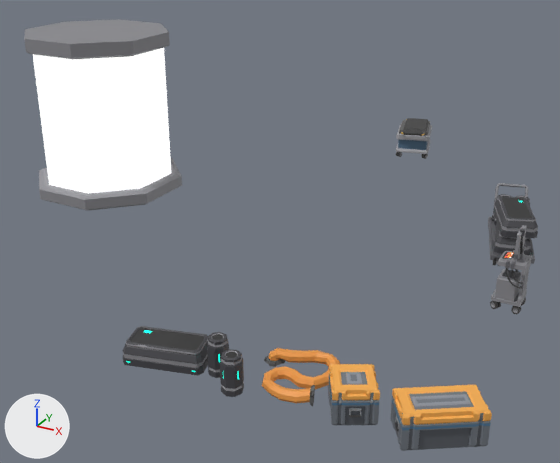
Renders of the FBX model Assets/Source/Environment/Levels/Hub/Models/HallSection/Hub_Hall_Props_01.fbx from each side of a commit.
Camera for both pictures: a camera (50 mm lens) standing at (13.26, -14.8, 7.13) and looking at (5.35, -0.41, -0.06). Lighting does not change. The marker at lower left points along +X, +Y and +Z. Where no turn or scale is listed for an object, it has been applied to the vertices.

In view in the first picture: 'Hub_Hall_Props_01'.
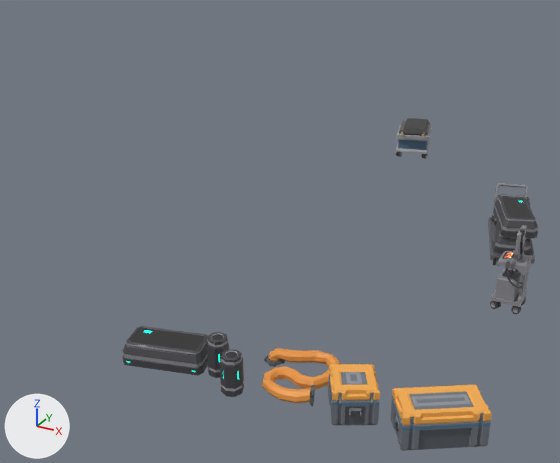
The edits, one by one:
me_scene_118 is used by ob_hub_hall_props_01; location (0.0, 0.0, 0.0).
me_scene_118 had 6820 vertices, 12824 faces and spanned x -1.78..11.59, y -6.58..7.32, z 0.0..4.0.
me_scene_118 now has 4862 vertices, 9150 faces and spans x 5.45..11.59, y -6.58..7.32, z 0.02..1.65.
me_scene_118 part 1: 41 loose pieces with 1958 vertices, spanning x -1.78..1.78, y -1.78..1.78, z 0.0..4.0, are deleted.
me_scene_118 no longer uses material mat_polygonscifispace_material_glass (picture img_polygonscifispace_texture_01_a_png).

What differs and where, as boxes (x1, y1, x2, y2) in the pictures (560 x 463 px):
'Hub_Hall_Props_01', reshaped (19% narrower, 23% shorter)
    before: (24, 19, 538, 451)
    after: (122, 118, 538, 451)
part 1 of me_scene_118, deleted
    before: (24, 19, 182, 210)
